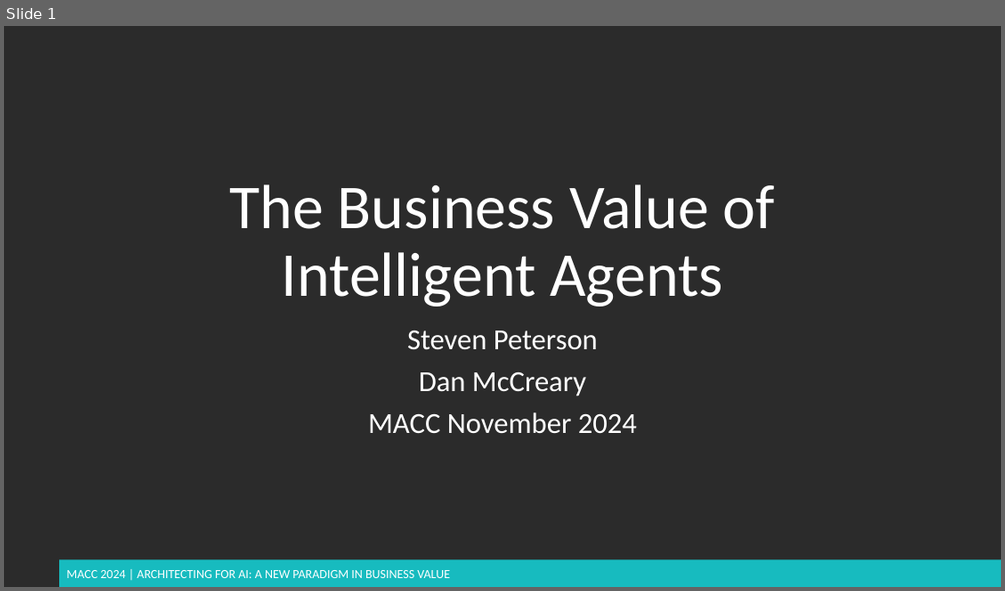
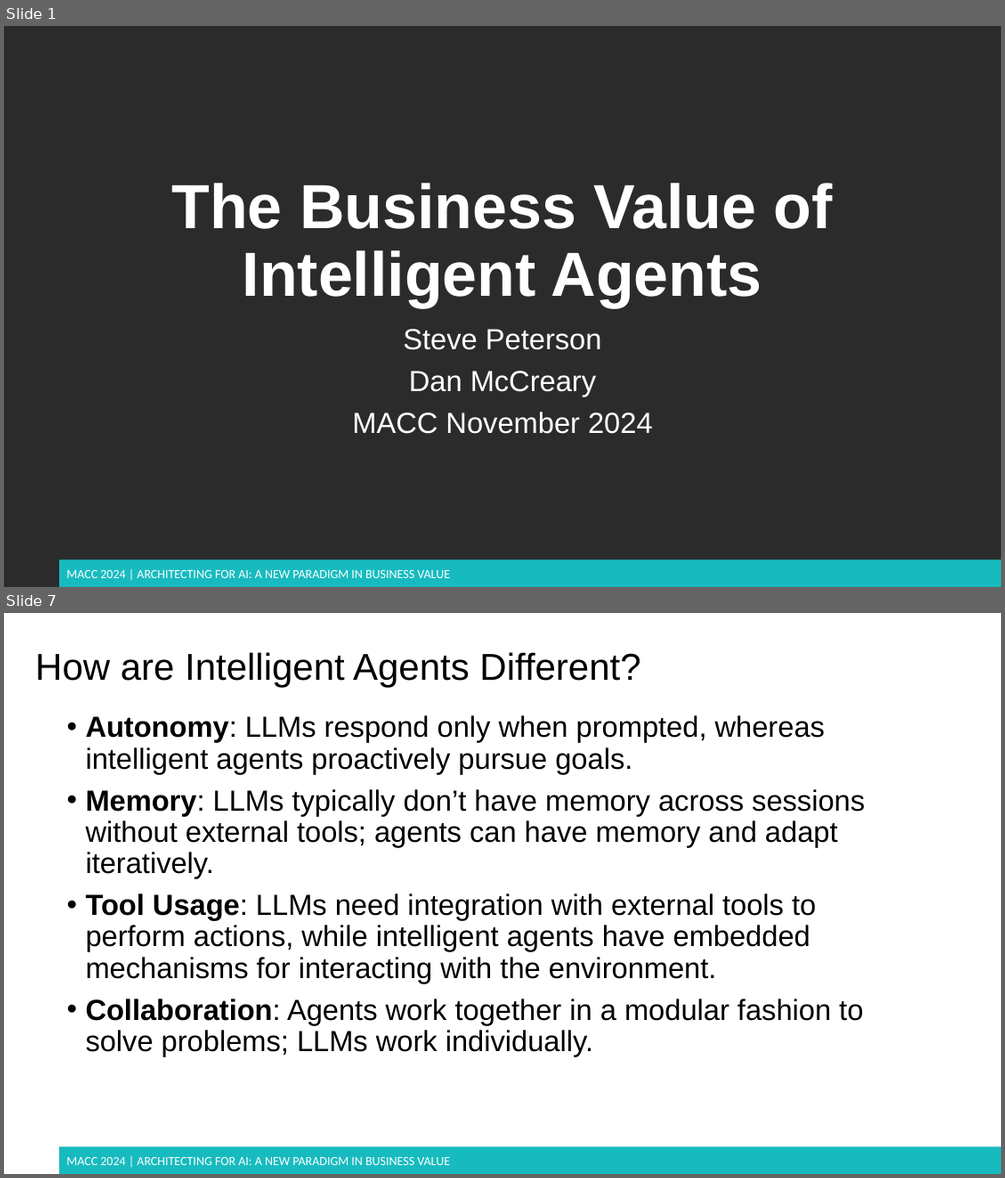
Before and after one commit to dmccreary/genai-arch-patterns, a slide deck: slides/MACC-2024-bv-of-agents.pptx. Shown one above the other, each under a label of ours: slide 1 before the commit, slides 1 and 7 after it; the slides between them are not shown. The pictures are 1005x591 and 1005x1178 pixels, drawn with LibreOffice and Linux fonts; fonts in the diff are those of the drawing; background and template pictures are left out; a plain dark background stands for a picture behind light text. Boxes give left, top, right and bottom in pixels: in the first picture for what was removed or moved away, otherwise in the second. Text is boxed around its words. In the diff, an @@ line names an element or a change of style, - is before the commit and + after.

```diff
--- a/slides/MACC-2024-bv-of-agents.pptx
+++ b/slides/MACC-2024-bv-of-agents.pptx
@@ slide 7 added at [4,613,1001,1174], background #FFFFFF; not listed: 2 template elements that a slide beside it also shows @@
@@ title added at [35,652,640,688], 36 pt, text #000000 @@
+How are Intelligent Agents Different?
@@ text added at [86,715,865,1056], 28 pt, text #000000 @@
+• Autonomy: LLMs respond only when prompted, whereas intelligent agents proactively pursue goals.
+• Memory: LLMs typically don’t have memory across sessions without external tools; agents can have memory and adapt iteratively.
+• Tool Usage: LLMs need integration with external tools to perform actions, while intelligent agents have embedded mechanisms for interacting with the environment.
+• Collaboration: Agents work together in a modular fashion to solve problems; LLMs work individually.
@@ slide 1 changed as well @@
@@ title "The Business Value of Intelligent ..." at [172,183,833,307]: font Calibri to Arial, bold on @@
@@ subtitle at [403,329,602,350]: text changed; font Calibri to Arial @@
-Steven Peterson
+Steve Peterson
@@ subtitle at [352,370,653,434]: font Calibri to Arial in "Dan McCreary", "MACC November 2024" @@
```
Also in this commit, not shown: 1 other slide changed, 8 other slides added.
